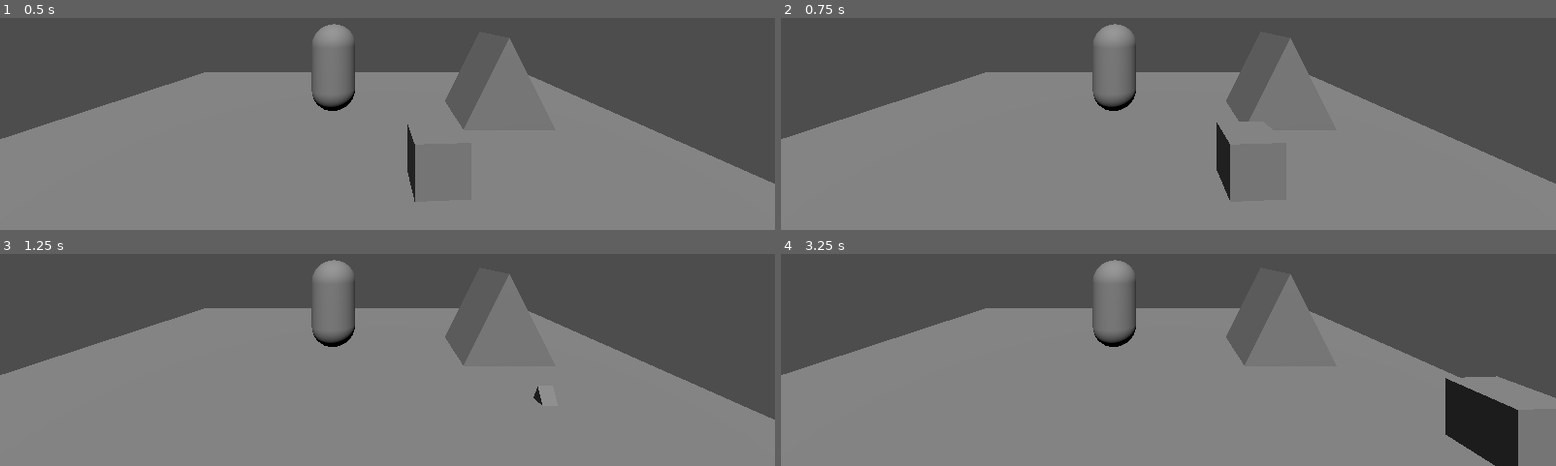
Above: before the commit, frames 1-4 (two rows, left to right).
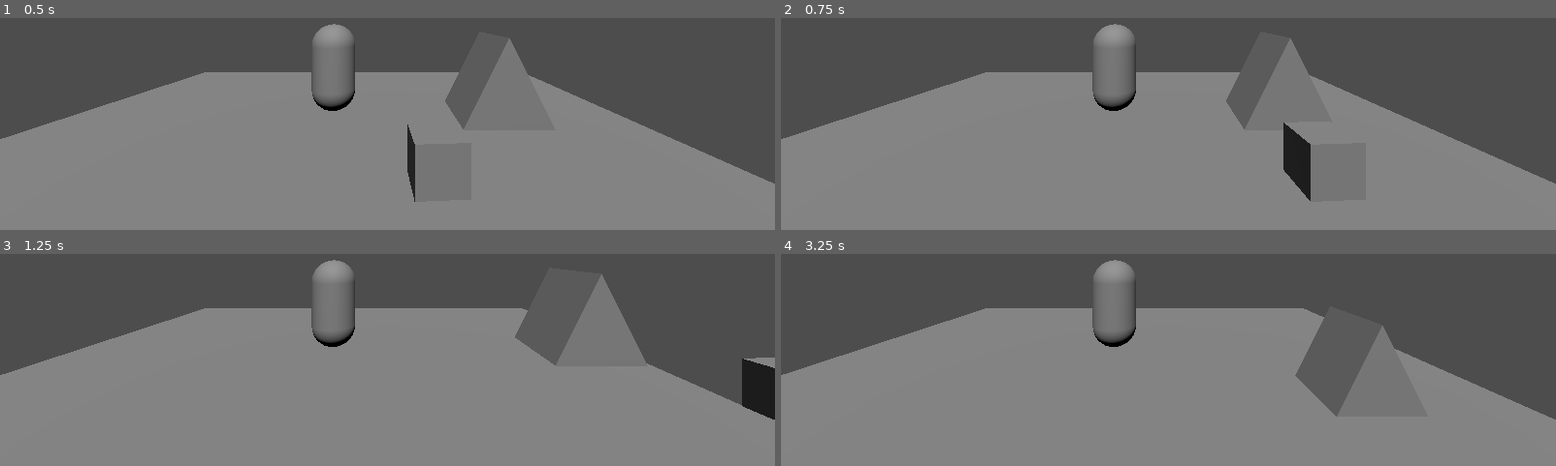
Above: after the commit, the same moments.

Repository: g-vidhulakripali/Vodoo
Game: Godot game, scene res://Root.tscn
Same seed, same stepped clock (60 frames per second), same inputs: the game is played once before the commit and once after it.
Inputs:
- Up to frame 1 (0.5 s): no input
- Up to frame 2 (0.75 s): tap Enter (ui_accept) at 0.5, 0.6 s; hold Right (move_right) from 0.53 s (still down)
- Up to frame 3 (1.25 s): keep holding Right (move_right); tap Enter (ui_accept) at 0.77, 1.07 s
- Up to frame 4 (3.25 s): release Right (move_right) at 1.28 s; hold Down (move_backward, bound only before the commit) 1.28-2.03 s; tap Enter (ui_accept) at 1.35, 1.52, 1.82, 2.1, 2.75, 2.85, 3.02 s; hold Right (move_right) 2.03-2.78 s; hold Up (move_forward, bound only before the commit) from 2.78 s (still down)

Frame 1 is identical in both runs. In frame 2, 1.3% of the frame differs, in the area x 56-69%, y 48-87%; in frame 3, 5.0%; in frame 4, 7.5%, in the area x 57-100%, y 9-100%.

Commit message:
First_run

Diff:
--- a/Root.tscn
+++ b/Root.tscn
@@ -28,6 +28,8 @@
 transform = Transform3D(0.0638008, 0, -0.997963, 0, 1, 0, 0.997963, 0, 0.0638008, 0, 0, 0)
 mesh = SubResource("BoxMesh_170dk")
 
+[node name="VoodooSpawnPoint" type="Node3D" parent="VodooClone"]
+
 [node name="Camera3D" type="Camera3D" parent="."]
 transform = Transform3D(1, 0, 0, 0, 1, 0, 0, 0, 1, 0.374926, 0.941352, 1.98402)
 
--- a/project.godot
+++ b/project.godot
@@ -41,16 +41,6 @@
 "events": [Object(InputEventKey,"resource_local_to_scene":false,"resource_name":"","device":-1,"window_id":0,"alt_press …(192 unchanged characters)…
 ]
 }
-move_forward={
-"deadzone": 0.2,
-"events": [Object(InputEventKey,"resource_local_to_scene":false,"resource_name":"","device":-1,"window_id":0,"alt_pressed":false,"shift_pressed":false,"ctrl_pressed":false,"meta_pressed":false,"pressed":false,"keycode":0,"physical_keycode":4194320,"key_label":0,"unicode":0,"location":0,"echo":false,"script":null)
-]
-}
-move_backward={
-"deadzone": 0.2,
-"events": [Object(InputEventKey,"resource_local_to_scene":false,"resource_name":"","device":-1,"window_id":0,"alt_pressed":false,"shift_pressed":false,"ctrl_pressed":false,"meta_pressed":false,"pressed":false,"keycode":0,"physical_keycode":4194322,"key_label":0,"unicode":0,"location":0,"echo":false,"script":null)
-]
-}
 move_left={
 "deadzone": 0.2,
 "events": [Object(InputEventKey,"resource_local_to_scene":false,"resource_name":"","device":-1,"window_id":0,"alt_press …(195 unchanged characters)…
@@ -61,3 +51,13 @@
 "events": [Object(InputEventKey,"resource_local_to_scene":false,"resource_name":"","device":-1,"window_id":0,"alt_press …(195 unchanged characters)…
 ]
 }
+move_down={
+"deadzone": 0.2,
+"events": [Object(InputEventKey,"resource_local_to_scene":false,"resource_name":"","device":-1,"window_id":0,"alt_pressed":false,"shift_pressed":false,"ctrl_pressed":false,"meta_pressed":false,"pressed":false,"keycode":0,"physical_keycode":4194322,"key_label":0,"unicode":0,"location":0,"echo":false,"script":null)
+]
+}
+move_up={
+"deadzone": 0.2,
+"events": [Object(InputEventKey,"resource_local_to_scene":false,"resource_name":"","device":-1,"window_id":0,"alt_pressed":false,"shift_pressed":false,"ctrl_pressed":false,"meta_pressed":false,"pressed":false,"keycode":0,"physical_keycode":4194320,"key_label":0,"unicode":0,"location":0,"echo":false,"script":null)
+]
+}
--- a/root.gd
+++ b/root.gd
@@ -2,25 +2,30 @@
 
 @onready var detector = $DetectionRay
 @onready var voodoo_mesh = $MeshInstance3D
-@export var move_speed := 3.0
+@onready var spawn_point = $VoodooSpawnPoint
+
+@export var move_speed := 1.0
 @export var rotate_speed := 60.0
 
 var selected_target: Node3D = null
 var has_selected := false
 var original_voodoo_mesh: Mesh = null
 var original_voodoo_scale: Vector3 = Vector3.ONE
+var target_initial_position: Vector3
+var voodoo_initial_position: Vector3
 
 func _ready():
 	detector.enabled = true
 	original_voodoo_mesh = voodoo_mesh.mesh
 	original_voodoo_scale = voodoo_mesh.scale
+	voodoo_mesh.visible = true
 
 func _process(delta):
 	handle_movement(delta)
 
 	if has_selected:
 		handle_rotation(delta)
-		sync_target_rotation()
+		sync_target_transform()
 
 	if Input.is_action_just_pressed("ui_accept"):
 		handle_selection_toggle()
@@ -33,13 +38,12 @@
 		selected_target = null
 		voodoo_mesh.mesh = original_voodoo_mesh
 		voodoo_mesh.scale = original_voodoo_scale
+		rotation = Vector3.ZERO  # ✅ Reset rotation on deselection
 		has_selected = false
-		global_rotation = Vector3.ZERO
 	else:
 		if detector.is_colliding():
 			var hit = detector.get_collider()
 			if hit.is_in_group("Pickable"):
-				print("Selected Pickable:", hit.name)
 				select_and_mimic(hit)
 			else:
 				print("Hit something but not Pickable")
@@ -49,18 +53,18 @@
 func handle_movement(delta):
 	var direction = Vector3.ZERO
 
-	if Input.is_action_pressed("move_forward"):
-		direction -= transform.basis.z
-	if Input.is_action_pressed("move_backward"):
-		direction += transform.basis.z
 	if Input.is_action_pressed("move_left"):
-		direction -= transform.basis.x
+		direction.x -= 1
 	if Input.is_action_pressed("move_right"):
-		direction += transform.basis.x
+		direction.x += 1
+	if Input.is_action_pressed("move_up"):
+		direction.y += 1
+	if Input.is_action_pressed("move_down"):
+		direction.y -= 1
 
 	if direction != Vector3.ZERO:
 		direction = direction.normalized()
-		translate(direction * move_speed * delta)
+		global_translate(direction * move_speed * delta)
 
 func handle_rotation(delta):
 	var yaw = 0.0
@@ -80,12 +84,23 @@
 
 func select_and_mimic(target: Node3D):
 	if target.has_node("MeshInstance3D"):
-		var new_mesh = target.get_node("MeshInstance3D").mesh
-		voodoo_mesh.mesh = new_mesh
-		voodoo_mesh.scale = target.get_node("MeshInstance3D").scale
+		var mesh_instance = target.get_node("MeshInstance3D")
+
+		voodoo_mesh.mesh = mesh_instance.mesh
+		voodoo_mesh.scale = mesh_instance.scale * 0.5  # ✅ Increased from 0.3 to 0.5
+		voodoo_mesh.visible = true
+
+		global_transform.origin = spawn_point.global_transform.origin
+		rotation = Vector3.ZERO
+
 		selected_target = target
+		target_initial_position = target.global_transform.origin
+		voodoo_initial_position = global_transform.origin
+
 		has_selected = true
 
-func sync_target_rotation():
+func sync_target_transform():
 	if selected_target:
-		selected_target.global_rotation = self.global_rotation
+		var delta = global_transform.origin - voodoo_initial_position
+		selected_target.global_transform.origin = target_initial_position + delta
+		selected_target.rotation = rotation
